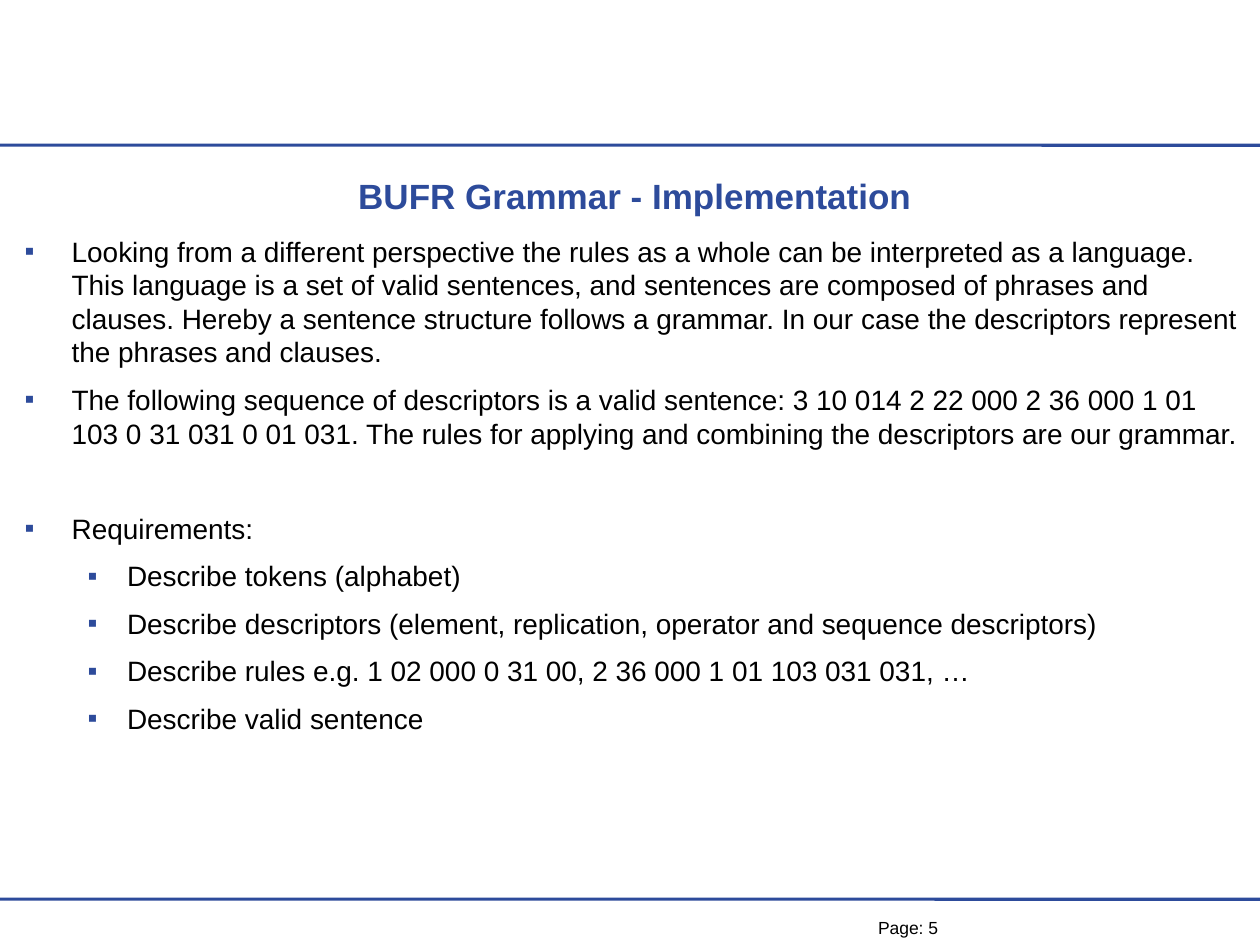
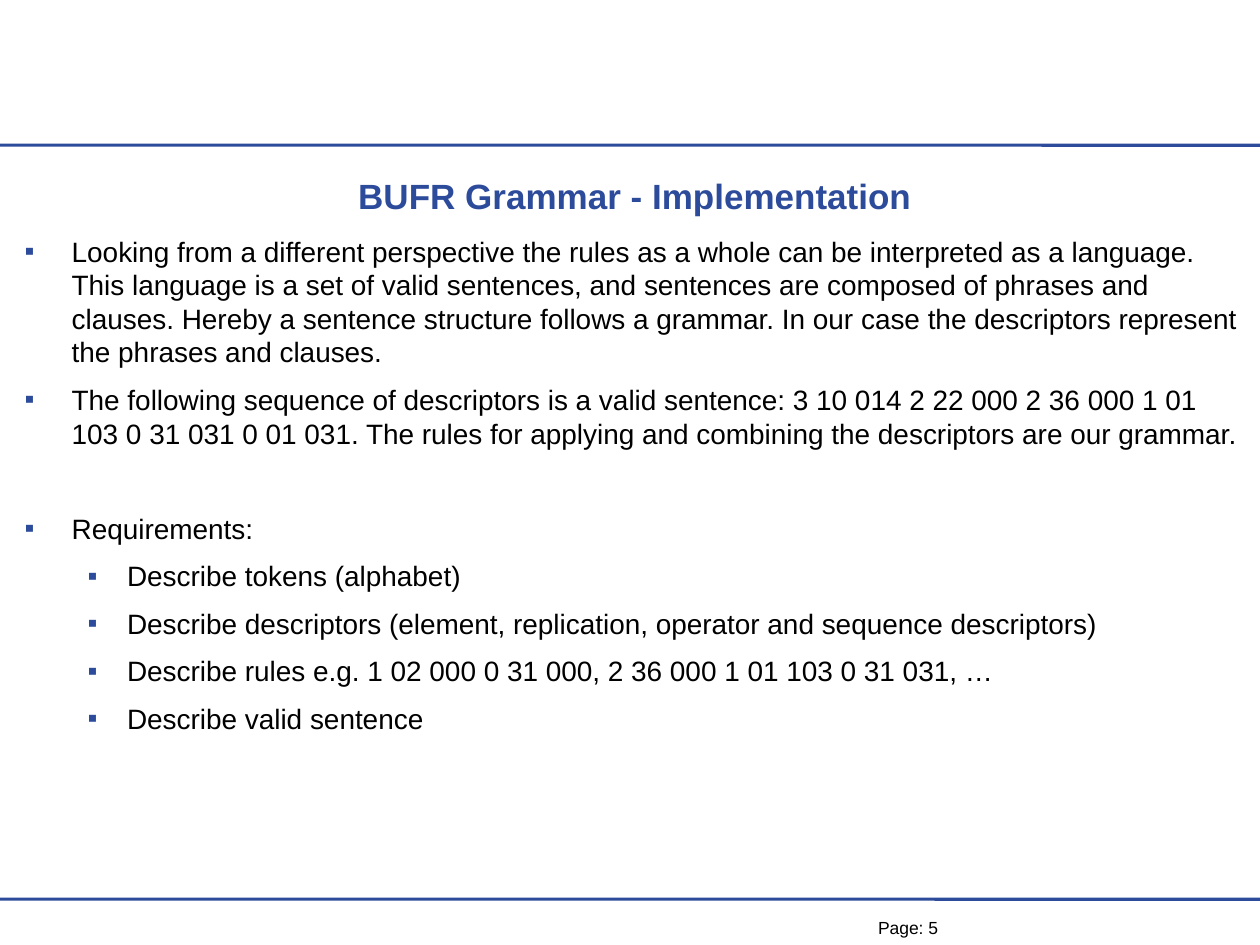
Before and after one commit to mheene/bufr-grammar, a slide deck: slide 5 of talk/BUFR-Grammar-Talk.ppt. Drawn at 1260x945 pixels with LibreOffice and Linux fonts; fonts in the diff are those of the drawing; background and template pictures are left out. Boxes give left, top, right and bottom in pixels: in the first picture for what was removed or moved away, otherwise in the second. Text is boxed around its words. In the diff, an @@ line names an element or a change of style, - is before the commit and + after.

```diff
--- a/talk/BUFR-Grammar-Talk.ppt
+++ b/talk/BUFR-Grammar-Talk.ppt
@@ text at (127,660,957,687): text changed @@
-  ▪ Describe rules e.g. 1 02 000 0 31 00, 2 36 000 1 01 103 031 031, …
+  ▪ Describe rules e.g. 1 02 000 0 31 000, 2 36 000 1 01 103 0 31 031, …
```
Also in this commit, not shown: 4 other slides changed.
